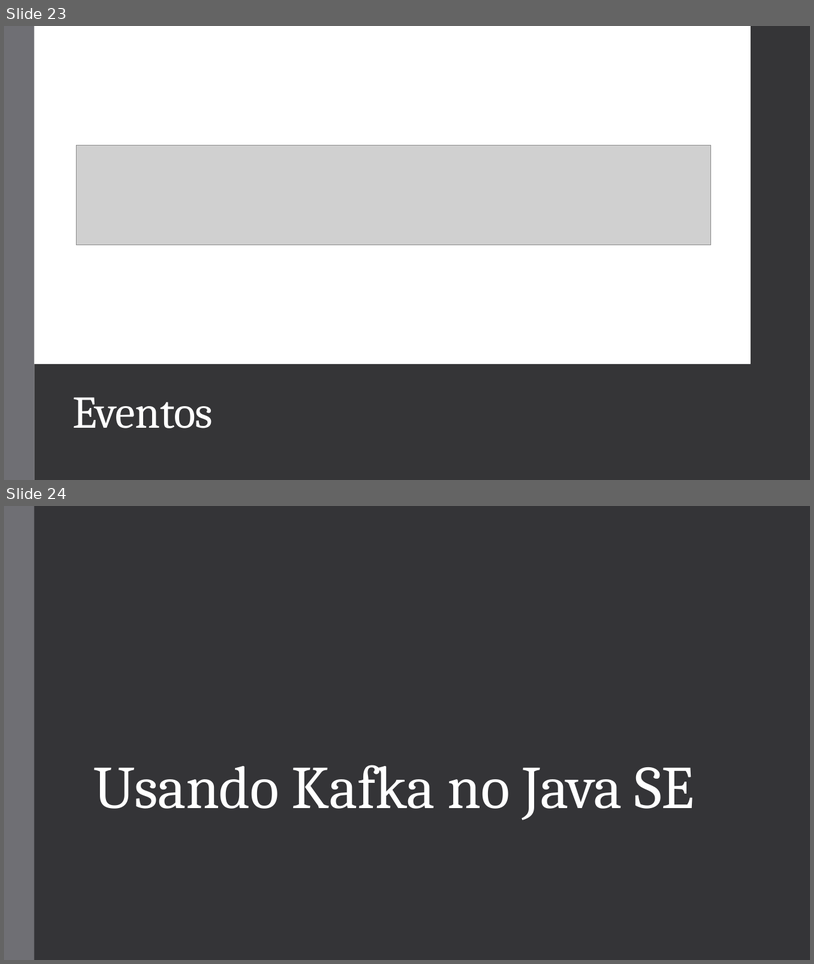
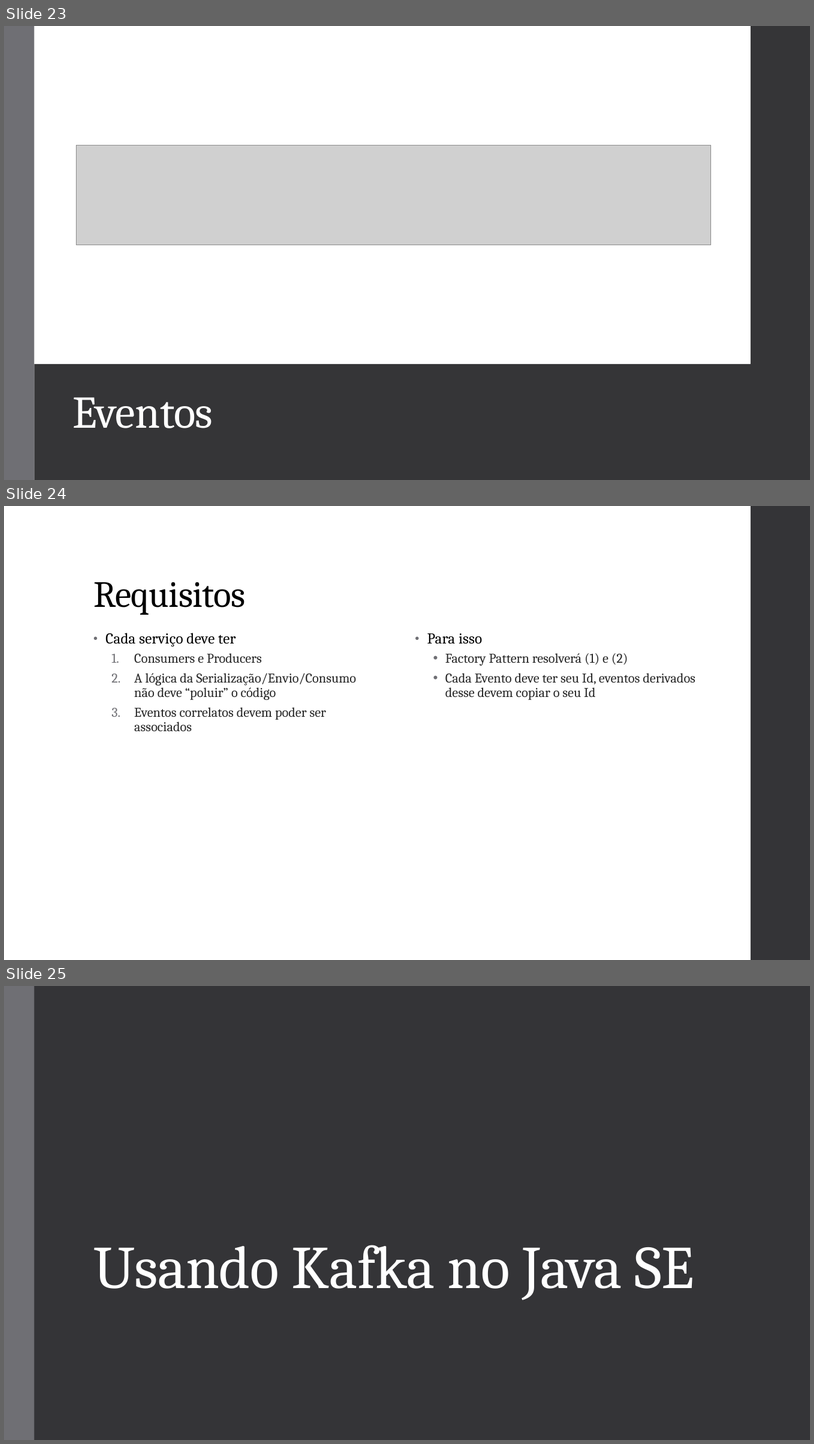
Before and after one commit to vepo/kafka-intro, a slide deck: Kafka.pptx. Shown one above the other, each under a label of ours: slides 23 and 24 before the commit, slides 23, 24 and 25 after it. The pictures are 814x964 and 814x1444 pixels, drawn with LibreOffice and Linux fonts; fonts in the diff are those of the drawing; grey boxes stand for pictures. Boxes give left, top, right and bottom in pixels: in the first picture for what was removed or moved away, otherwise in the second. Text is boxed around its words. In the diff, an @@ line names an element or a change of style, - is before the commit and + after.

```diff
--- a/Kafka.pptx
+++ b/Kafka.pptx
@@ slide 24 added at <box>4,506,810,960</box>, background #FFFFFF; not listed: 1 template element that a slide beside it also shows @@
@@ title added at <box>93,582,246,615</box>, 44 pt, text #000000 @@
+Requisitos
@@ text added at <box>105,633,357,731</box>, 16 pt, text #262626 @@
+• Cada serviço deve ter
+  1. Consumers e Producers
+  2. A lógica da Serialização/Envio/Consumo não deve “poluir” o código
+  3. Eventos correlatos devem poder ser associados
@@ text added at <box>428,633,696,700</box>, 16 pt, text #262626 @@
+• Para isso
+  • Factory Pattern resolverá (1) e (2)
+  • Cada Evento deve ter seu Id, eventos derivados desse devem copiar o seu Id
@@ what was slide 24 is now slide 25 @@
```
Also in this commit, not shown: 3 slides changed, 9 other slides added, 1 slide removed, 5 other files.
